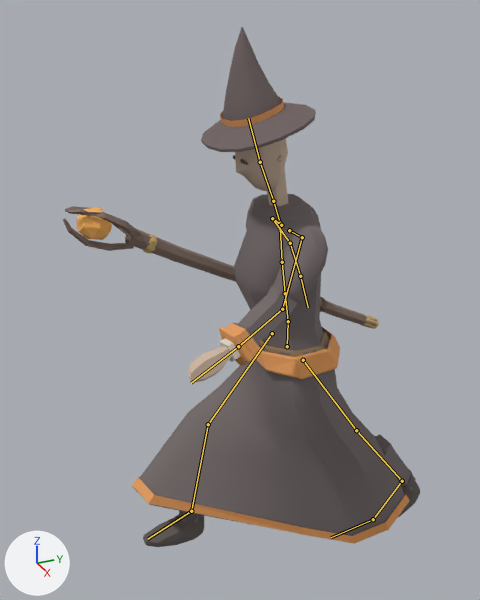
Renders of the glTF model assets/scarlands/bestiary-v1/ember_mage.glb from each side of a commit.
The view is the same before and after, from a camera (50 mm lens) standing at (1.86, -1.0, 2.01) and looking at (-0.1, -0.12, 1.03). The lights are fixed; the arrows at lower left show +X, +Y and +Z. The first picture is the older version. Both versions are drawn at frame 12 of the action 'walk'; the numbers are the values there. The bones that change, and the others that lie on the model, are drawn over the model as lines.

The first picture shows 'ember_mage_Arms', 'ember_mage_Feet', 'ember_mage_Hair', 'ember_mage_Hands', 'ember_mage_Legs', 'ember_mage_PointedHat', 'ember_mage_RobeHose', 'ember_mage_RobeSkirt', 'ember_mage_SleeveTrim', 'ember_mage_Staff', 'ember_mage_Torso'.
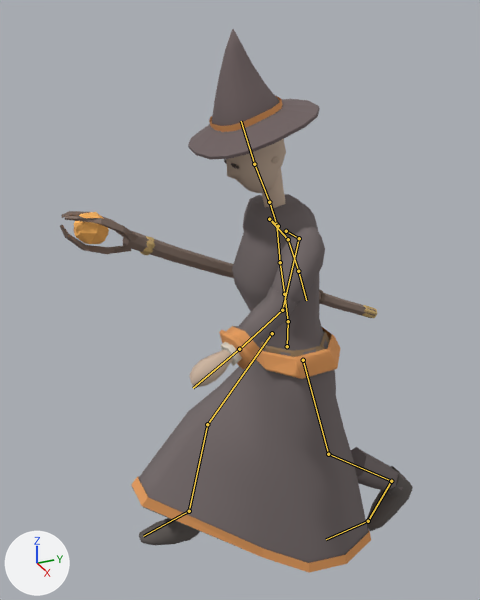
Changed parts and their boxes (x1, y1, x2, y2) in the pictures (480 x 600 px):
```json
{"object": "ember_mage_RobeSkirt", "change": "posed", "before": [132, 327, 410, 544], "after": [131, 327, 371, 573], "on screen": "14% narrower, 13% taller"}
{"object": "ember_mage_Legs", "change": "posed", "before": [180, 331, 334, 520], "after": [174, 331, 333, 532], "on screen": "6% taller"}
{"object": "ember_mage_PointedHat", "change": "posed", "before": [201, 27, 316, 152], "after": [188, 29, 320, 160], "on screen": "15% wider"}
{"object": "ember_mage_Torso", "change": "posed", "before": [234, 194, 324, 351], "after": [232, 194, 324, 351]}
{"object": "ember_mage_Arms", "change": "posed", "before": [220, 194, 328, 362], "after": [221, 195, 325, 366]}
{"object": "ember_mage_Staff", "change": "posed", "before": [63, 206, 379, 329], "after": [60, 211, 377, 318], "on screen": "13% shorter"}
{"object": "ember_mage_Feet", "change": "posed", "before": [143, 470, 420, 547], "after": [139, 466, 413, 545]}
{"object": "ember_mage_Hair", "change": "posed", "before": [233, 138, 289, 206], "after": [224, 139, 286, 208], "on screen": "11% wider"}
{"object": "ember_mage_RobeHose", "change": "posed", "before": [183, 434, 416, 523], "after": [351, 447, 405, 495]}
{"object": "ember_mage_Hands", "change": "posed", "before": [188, 346, 232, 382], "after": [189, 349, 233, 387]}
{"object": "ember_mage_SleeveTrim", "change": "posed", "before": [219, 326, 254, 366], "after": [219, 330, 255, 369]}
{"bone": "mixamorig:Spine", "before": "(288, 321) to (285, 293)", "after": "(288, 321) to (284, 294)"}
{"bone": "mixamorig:LeftArm", "before": "(302, 237) to (282, 309)", "after": "(299, 238) to (282, 310)"}
{"bone": "mixamorig:RightArm", "before": "(272, 218) to (290, 243)", "after": "(269, 219) to (288, 239)"}
{"bone": "mixamorig:LeftUpLeg", "before": "(303, 360) to (356, 430)", "after": "(303, 360) to (328, 454)"}
{"bone": "mixamorig:LeftLeg", "before": "(356, 430) to (402, 481)", "after": "(328, 454) to (391, 481)"}
{"bone": "mixamorig:LeftFoot", "before": "(402, 481) to (373, 519)", "after": "(391, 481) to (368, 521)"}
{"bone": "mixamorig:RightFoot", "before": "(191, 511) to (147, 539)", "after": "(189, 511) to (143, 536)"}
```

The change, as JSON lines over the scene's bpy script:
```json
{"block": "bone_mixamorig_spine", "where": "bone_mixamorig_spine = bpy.data.objects['Armature_ember_mage'].pose.bones['mixamorig:Spine']  # child of 'mixamorig:Hips'"}
{"op": "set", "path": "bone_mixamorig_spine.rotation_quaternion", "old": "(0.999, 0.015, -0.034, 0.004)", "new": "(0.999, 0.032, -0.034, 0.004)", "note": "degrees (2, -4, 0) -> degrees (4, -4, 0)"}
{"block": "bone_mixamorig_leftarm", "where": "bone_mixamorig_leftarm = bpy.data.objects['Armature_ember_mage'].pose.bones['mixamorig:LeftArm']  # child of 'mixamorig:LeftShoulder'"}
{"op": "set", "path": "bone_mixamorig_leftarm.rotation_quaternion", "old": "(0.925, -0.316, -0.165, -0.134)", "new": "(0.926, -0.306, -0.159, -0.157)", "note": "degrees (-36, -23, -9) -> degrees (-34, -23, -12)"}
{"block": "bone_mixamorig_rightarm", "where": "bone_mixamorig_rightarm = bpy.data.objects['Armature_ember_mage'].pose.bones['mixamorig:RightArm']  # child of 'mixamorig:RightShoulder'"}
{"op": "set", "path": "bone_mixamorig_rightarm.rotation_quaternion", "old": "(0.966, 0.194, -0.137, -0.103)", "new": "(0.965, 0.211, -0.128, -0.085)", "note": "degrees (24, -13, -15) -> degrees (26, -12, -13)"}
{"block": "bone_mixamorig_leftupleg", "where": "bone_mixamorig_leftupleg = bpy.data.objects['Armature_ember_mage'].pose.bones['mixamorig:LeftUpLeg']  # child of 'mixamorig:Hips'"}
{"op": "set", "path": "bone_mixamorig_leftupleg.rotation_quaternion", "old": "(-0.969, -0.246, 0.0, 0.011)", "new": "(-0.996, -0.083, 0.0, 0.026)", "note": "degrees (28, 0, -1) -> degrees (10, 0, -3)"}
{"block": "bone_mixamorig_leftleg", "where": "bone_mixamorig_leftleg = bpy.data.objects['Armature_ember_mage'].pose.bones['mixamorig:LeftLeg']  # child of 'mixamorig:LeftUpLeg'"}
{"op": "set", "path": "bone_mixamorig_leftleg.rotation_quaternion", "old": "(1.0, 0.028, 0.0, 0.004)", "new": "(0.946, 0.323, 0.0, 0.031)", "note": "degrees (3, 0, 0) -> degrees (38, -1, 3)"}
{"block": "bone_mixamorig_leftfoot", "where": "bone_mixamorig_leftfoot = bpy.data.objects['Armature_ember_mage'].pose.bones['mixamorig:LeftFoot']  # child of 'mixamorig:LeftLeg'"}
{"op": "set", "path": "bone_mixamorig_leftfoot.rotation_quaternion", "old": "(0.997, -0.068, 0.0, 0.027)", "new": "(0.993, -0.114, 0.0, 0.03)", "note": "degrees (-8, 0, 3) -> degrees (-13, 0, 3)"}
{"block": "bone_mixamorig_rightfoot", "where": "bone_mixamorig_rightfoot = bpy.data.objects['Armature_ember_mage'].pose.bones['mixamorig:RightFoot']  # child of 'mixamorig:RightLeg'"}
{"op": "set", "path": "bone_mixamorig_rightfoot.rotation_quaternion", "old": "(0.994, 0.104, 0.0, 0.031)", "new": "(0.997, 0.068, 0.0, 0.032)", "note": "degrees (12, 0, 4) -> degrees (8, 0, 4)"}
```
